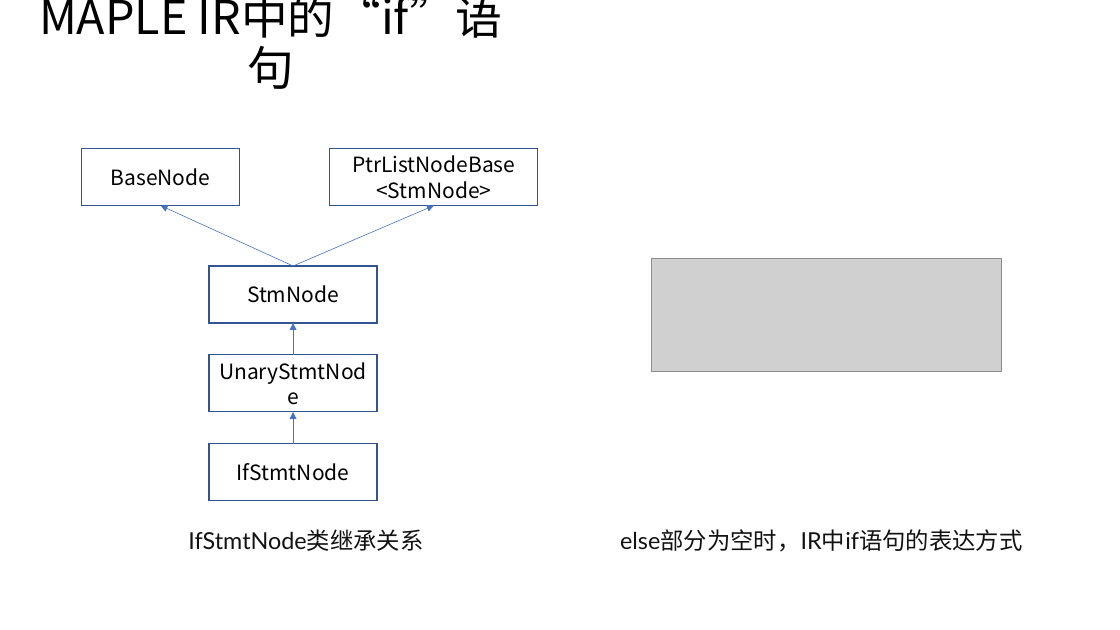
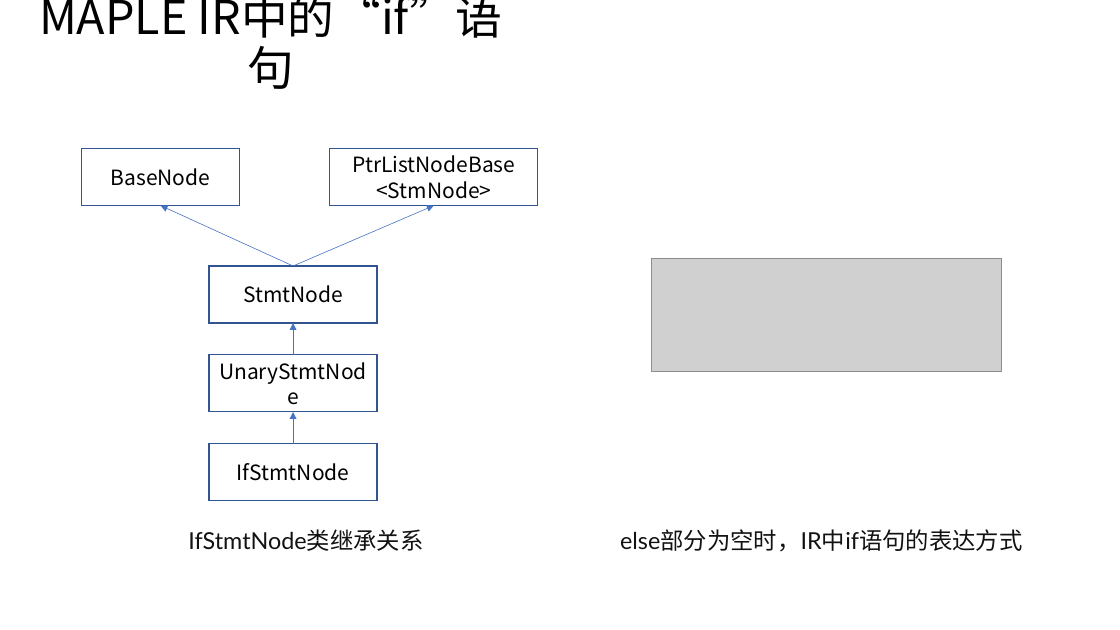
Before and after one commit to bupt-juniorTeam/OpenArkCompiler, a slide deck: slide 8 of 方舟编译器源码分析初稿.pptx. Drawn at 1120x630 pixels with LibreOffice and Linux fonts; fonts in the diff are those of the drawing; grey boxes stand for pictures. Boxes give left, top, right and bottom in pixels: in the first picture for what was removed or moved away, otherwise in the second. Text is boxed around its words. In the diff, an @@ line names an element or a change of style, - is before the commit and + after.

```diff
--- a/方舟编译器源码分析初稿.pptx
+++ b/方舟编译器源码分析初稿.pptx
@@ text in rectangle at [243,285,343,303]: text changed @@
-StmNode
+StmtNode
```
Also in this commit, not shown: 2 slides added.
